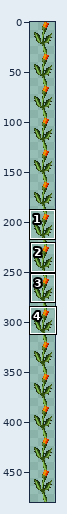
Sprite sheet -- data/external/styles/l2_highland/objects/trap_flower_constant.png. Above, an overview of the earlier version with the close-up marked.
Close-up. Earlier state:
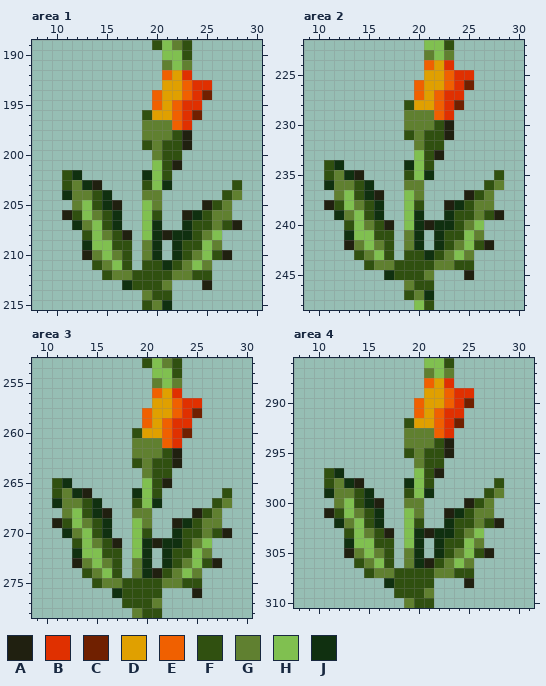
The file is 32x480 pixels. Shown: area 1: x 8..30, y 189..215; area 2: x 9..30, y 222..248; area 3: x 9..30, y 253..278; area 4: x 8..31, y 286..310. The wide view leaves out empty margins. The commit also changed other parts of the picture, which this record leaves out.
Palette (. is transparent): A #202010  B #e03000  C #702000  D #e0a000  E #f06000  F #305010  G #608030  H #80c050  J #103010
Pixels before, area 1, first column x 11:
189 .........FHGF.....
190 ..........HHF.....
191 ..........GHG.....
192 ..........EDB.....
193 ..........DDEBB...
194 .........EDDEBC...
195 .........EDEBB....
196 ........FDDEBC....
197 ........GGGEB.....
198 ........GGGFA.....
199 ........FGFFA.....
200 .........GFF......
201 .........HFA......
202 FJ......JHF.......
203 FGJA....FHJ......F
204 JGGFJ...GG......FG
205 .GHFJA..HG....AFG.
206 AFHGFJ..HF..AJFGG.
207 .JGHFJ..HJ..JFFGFA
208 ..FHGFA.HJAJJFGH..
209 ..JHHFF.GJ.JFFHG..
210 ..AGHGF.GJ.JFGHFA.
211 ...FGHF.FFJFGHG...
212 ....FGGFFFFGGFF...
213 ......JFFFG...A...
214 ........GFF.......
215 ........FGJ.......
Pixels before, area 2, first column x 11:
222 ..........HHF.....
223 ..........GHG.....
224 ..........EDB.....
225 ..........DDEBB...
226 .........EDDEBC...
227 .........EDEBB....
228 ........FDDEBC....
229 ........GGGEB.....
230 ........GGGFA.....
231 ........FGFFA.....
232 .........GFF......
233 .........HFA......
234 FJ......JHF.......
235 FGJA....FHJ......F
236 JGGFJ...GG......FG
237 .GHFJA..HG....AFG.
238 AFHGFJ..HF..AJFGG.
239 .JGHFJ..HJ..JFFGFA
240 ..FHGFA.HJAJJFGH..
241 ..JHHFF.GJ.JFFHG..
242 ..AGHGF.GJ.JFGHFA.
243 ...FGHF.FFJFGHG...
244 ....FGGFFFFGGFF...
245 ......JFFFG...A...
246 ........GFF.......
247 ........FGJ.......
248 .........HF.......
Pixels before, area 3, first column x 11:
253 .........FHGF.....
254 ..........HHF.....
255 ..........GHG.....
256 ..........EDB.....
257 ..........DDEBB...
258 .........EDDEBC...
259 .........EDEBB....
260 ........FDDEBC....
261 ........GGGEB.....
262 ........GGGFA.....
263 ........FGFFA.....
264 .........GFF......
265 FJ.......HFA......
266 FGJA....JHF......F
267 JGGFJ...FHJ.....FG
268 .GHFJA..GG....AFG.
269 AFHGFJ..HG..AJFGG.
270 .JGHFJ..HF..JFFGFA
271 ..FHGFA.HJAJJFGH..
272 ..JHHFF.HJ.JFFHG..
273 ..AGHGF.GJ.JFGHFA.
274 ...FGHF.GJAFGHG...
275 ....FGGFFFFGGFF...
276 ......JFFFF...A...
277 .......FFFG.......
278 ........GFF.......
Pixels before, area 4, first column x 11:
286 ..........HHF.....
287 ..........GHG.....
288 ..........EDB.....
289 ..........DDEBB...
290 .........EDDEBC...
291 .........EDEBB....
292 ........FDDEBC....
293 ........GGGEB.....
294 ........GGGFA.....
295 ........FGFFA.....
296 .........GFF......
297 FJ.......HFA......
298 FGJA....JHF......F
299 JGGFJ...FHJ.....FG
300 .GHFJA..GG....AFG.
301 AFHGFJ..HG..AJFGG.
302 .JGHFJ..HF..JFFGFA
303 ..FHGFA.HJAJJFGH..
304 ..JHHFF.HJ.JFFHG..
305 ..AGHGF.GJ.JFGHFA.
306 ...FGHF.GJAFGHG...
307 ....FGGFFFFGGFF...
308 ......JFFFF...A...
309 .......FFFG.......
310 ........GFF.......
The result:
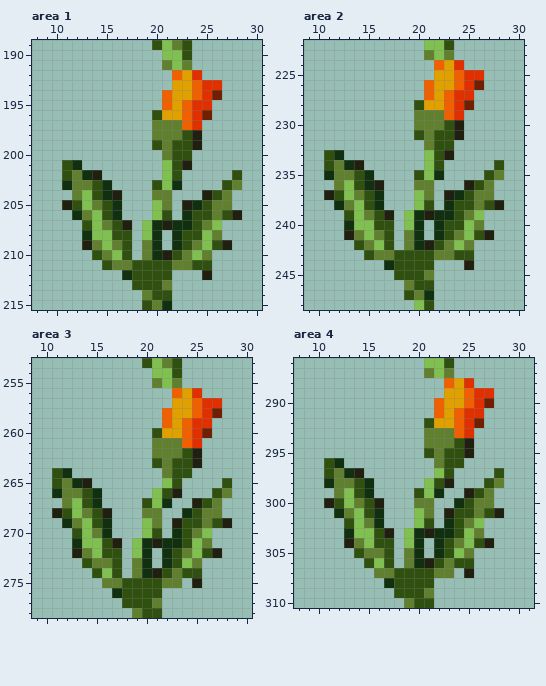
Diff:
Changed rows in their new state; - is an unchanged pixel.
Area 1:
first column x 11:
192 ----------.EDB----
193 ----------.-DE-B--
194 ---------.E-DEBC--
195 ---------.EDE-B---
196 --------.F-DEBC---
197 --------.--GEB----
198 --------.--GFA----
199 --------.FG-FA----
200 ---------.G-F-----
201 FJ-------.HFA-----
202 -GJA----..HF-----F
203 J-GFJ---.FHJ----FG
204 .-H--A--.-G---AFG.
205 AF-GFJ--.HG-AJFG--
206 .JGH----.HF-JF--FA
207 -.F-GFA---AJ--GH..
208 --J-H-F---.-F-HG--
209 --AG-G-------G-FA-
210 --.FGH----AFGHG..-
211 ---.FGGF--FG-FF---
212 ----..J----...A---
213 ------.-------.---
Area 2:
first column x 11:
224 ----------.EDB----
225 ----------.-DE-B--
226 ---------.E-DEBC--
227 ---------.EDE-B---
228 --------.F-DEBC---
229 --------.--GEB----
230 --------.--GFA----
231 --------.FG-FA----
232 ---------.G-F-----
233 FJ-------.HFA-----
234 -GJA----..HF-----F
235 J-GFJ---.FHJ----FG
236 .-H--A--.-G---AFG.
237 AF-GFJ--.HG-AJFG--
238 .JGH----.HF-JF--FA
239 -.F-GFA---AJ--GH..
240 --J-H-F---.-F-HG--
241 --AG-G-------G-FA-
242 --.FGH----AFGHG..-
243 ---.FGGF--FG-FF---
244 ----..J----...A---
245 ------.-------.---
Area 3:
first column x 11:
256 ----------..EDB---
257 ----------..DDEBB-
258 ---------..EDDEBC-
259 ---------..-DEBB--
260 --------..FDDEBC--
261 --------..-GGEB---
262 --------..-GGFA---
263 --------..-GFFA---
264 FJ-------..GFF----
265 -GJA-----..HF----F
266 J-GFJ---..HFA---FG
267 .-H-----.FHJ--AFG.
268 AF-GF---.-G--JFG--
269 .JGH----.HG--F--FA
270 -.F-G---.HF---GH..
271 --J-H---------HG--
272 --AG---------G-FA-
273 --.FG--------HG..-
274 ---.F--------FF---
275 ----.--------.A---
276 --------------.---
Area 4:
first column x 11:
288 ----------..EDB---
289 ----------..DDEBB-
290 ---------..EDDEBC-
291 ---------..-DEBB--
292 --------..FDDEBC--
293 --------..-GGEB---
294 --------..-GGFA---
295 --------..-GFFA---
296 FJ-------..GFF----
297 -GJA-----..HF----F
298 J-GFJ---..HFA---FG
299 .-H-----.FHJ--AFG.
300 AF-GF---.-G--JFG--
301 .JGH----.HG--F--FA
302 -.F-G---.HF---GH..
303 --J-H---------HG--
304 --AG---------G-FA-
305 --.FG--------HG..-
306 ---.F--------FF---
307 ----.--------.A---
308 --------------.---
